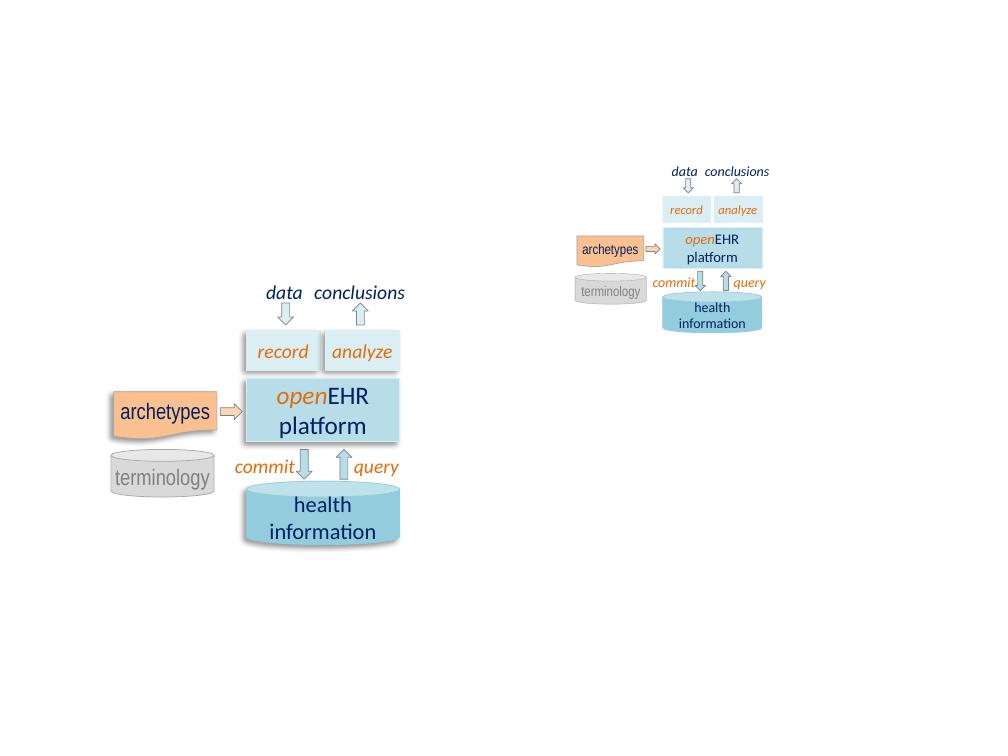
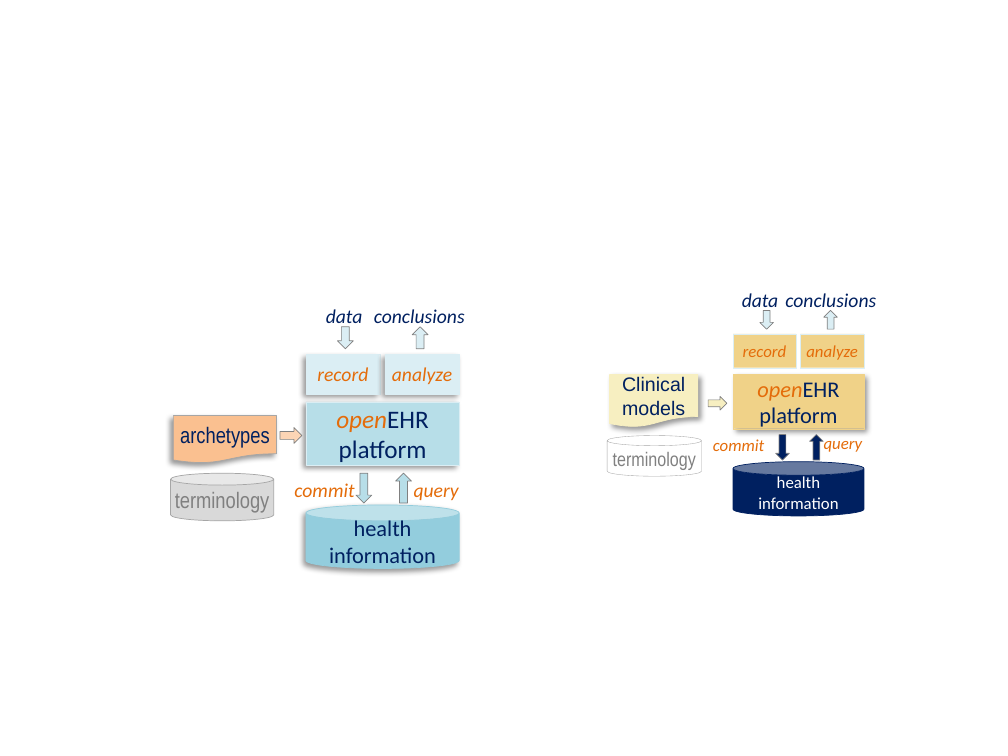
Before and after one commit to openEHR/openehr-website-php, a slide deck: slide 5 of files/diagrams/openEHR-diagrams.pptx. Drawn at 1008x756 pixels with LibreOffice and Linux fonts; fonts in the diff are those of the drawing. Boxes give left, top, right and bottom in pixels: in the first picture for what was removed or moved away, otherwise in the second. Text is boxed around its words. In the diff, an @@ line names an element or a change of style, - is before the commit and + after.

Commit message:
Improved text and diagrams for 'what is openEHR' page

```diff
--- a/files/diagrams/openEHR-diagrams.pptx
+++ b/files/diagrams/openEHR-diagrams.pptx
@@ flow chart document removed at <box>577,236,643,267</box> @@
-archetypes
@@ text "data": place and size @@
-text "data" at <box>672,166,698,180</box>
+text "data" at <box>742,293,779,313</box>
@@ text "data" at <box>742,293,779,313</box>: size 10 to 14 pt @@
@@ text "conclusions" at <box>785,293,876,313</box>: size 10 to 14 pt @@
@@ text "conclusions": place and size @@
-text "conclusions" at <box>705,166,770,180</box>
+text "conclusions" at <box>785,293,876,313</box>
@@ down arrow: place and size @@
-down arrow at <box>683,178,694,193</box>
+down arrow at <box>760,310,773,330</box>
@@ down arrow: place and size @@
-down arrow at <box>732,178,742,193</box>
+down arrow at <box>824,310,837,330</box>
@@ rectangle "record": place and size @@
-rectangle "record" at <box>662,197,710,222</box>
+rectangle "record" at <box>733,334,796,368</box>
@@ rectangle "record" at <box>733,334,796,368</box>: size 9 to 12 pt; fill #DBEEF4 to #F0D288 @@
@@ rectangle "analyze" at <box>800,334,864,368</box>: size 9 to 12 pt; fill #DBEEF4 to #F0D288 @@
@@ rectangle "analyze": place and size @@
-rectangle "analyze" at <box>714,197,762,222</box>
+rectangle "analyze" at <box>800,334,864,368</box>
@@ flow chart document added at <box>610,375,699,427</box>, fill #F7EFC1, outline #F7EFC1 0.5 pt, 14 pt, text #002060 @@
+Clinical models
@@ rectangle "openEHR platform": place and size @@
-rectangle "openEHR platform" at <box>662,227,761,268</box>
+rectangle "openEHR platform" at <box>733,375,864,429</box>
@@ rectangle "openEHR platform" at <box>733,375,864,429</box>: size 10.5 to 16 pt; fill #B7DEE8 to #F0D288; outline #DBEEF4 0.25 pt to #F0D288 0.25 pt; shadow on @@
@@ down arrow: place and size @@
-down arrow at <box>646,244,660,254</box>
+down arrow at <box>708,397,727,410</box>
@@ down arrow at <box>708,397,727,410</box>: fill #FCD5B5 to #F7EFC1 @@
@@ 5 down arrows, 4 texts, 3 rectangles, 2 cylinders, 1 flow chart document: place and size @@
-5 down arrows, 4 texts, 3 rectangles, 2 cylinders, 1 flow chart document at <box>111,285,405,544</box>
+5 down arrows, 4 texts, 3 rectangles, 2 cylinders, 1 flow chart document at <box>170,309,465,569</box>
@@ cylinder "terminology": place and size @@
-cylinder "terminology" at <box>576,273,647,304</box>
+cylinder "terminology" at <box>607,435,702,476</box>
@@ cylinder "terminology" at <box>607,435,702,476</box>: size 10 to 14 pt; fill #D9D9D9 to #FFFFFF @@
@@ text "commit": place and size @@
-text "commit" at <box>653,277,696,287</box>
+text "commit" at <box>713,439,764,451</box>
@@ text "commit" at <box>713,439,764,451</box>: size 10 to 12 pt @@
@@ down arrow: place and size @@
-down arrow at <box>696,271,706,290</box>
+down arrow at <box>776,434,789,460</box>
@@ down arrow at <box>776,434,789,460</box>: fill #B7DEE8 to #002060 @@
@@ down arrow at <box>809,434,823,460</box>: fill #B7DEE8 to #002060 @@
@@ down arrow: place and size @@
-down arrow at <box>721,271,731,290</box>
+down arrow at <box>809,434,823,460</box>
@@ text "query" at <box>824,441,863,452</box>: size 10 to 12 pt @@
@@ text "query": place and size @@
-text "query" at <box>734,280,766,290</box>
+text "query" at <box>824,441,863,452</box>
@@ cylinder "health information": place and size @@
-cylinder "health information" at <box>662,292,761,334</box>
+cylinder "health information" at <box>733,462,864,516</box>
@@ cylinder "health information" at <box>733,462,864,516</box>: size 10 to 12 pt, text colour #002060 to #FFFFFF; fill #93CDDD to #002060; outline #93CDDD 0.5 pt to #002060 0.5 pt @@
```
Also in this commit, not shown: 3 other files.
